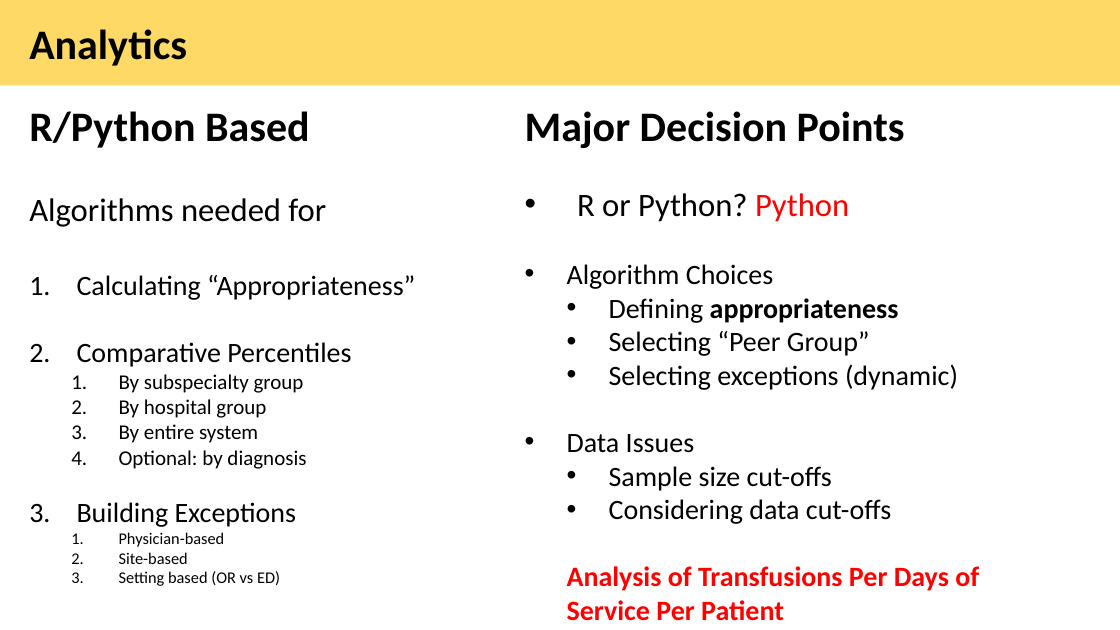
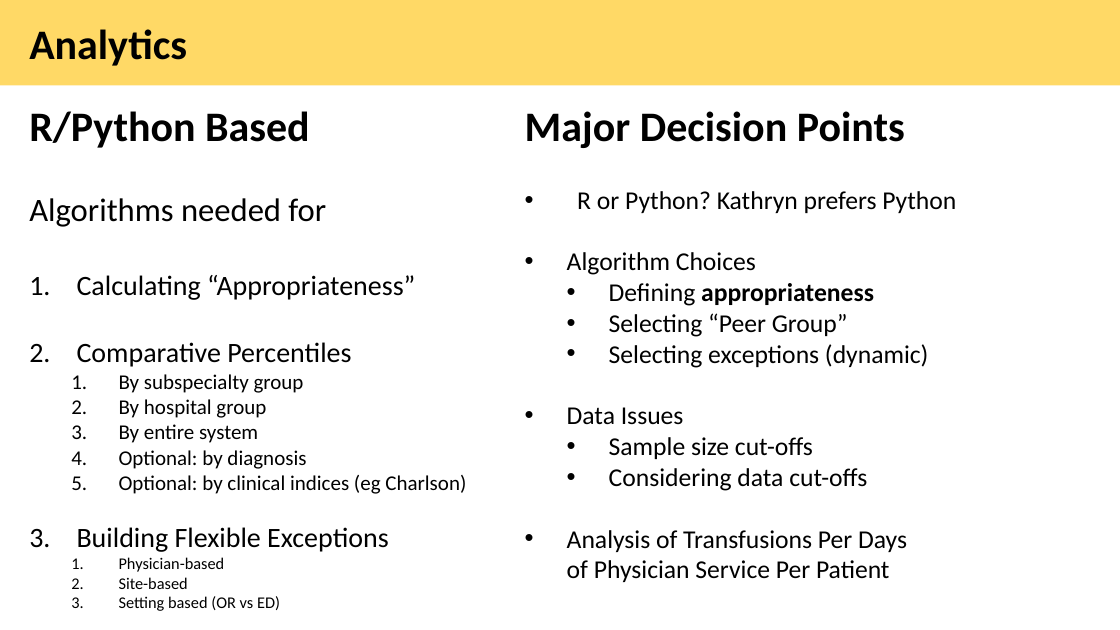
Before and after one commit to RazaS/GADGET_public, a slide deck: slide 4 of GADGET_Blueprint_1.pptx. Drawn at 1120x630 pixels with LibreOffice and Linux fonts; fonts in the diff are those of the drawing. Boxes give left, top, right and bottom in pixels: in the first picture for what was removed or moved away, otherwise in the second. Text is boxed around its words. In the diff, an @@ line names an element or a change of style, - is before the commit and + after.

```diff
--- a/GADGET_Blueprint_1.pptx
+++ b/GADGET_Blueprint_1.pptx
@@ text at (577,191,956,213): text changed; size 28 to 22 pt @@
-• R or Python? Python
+• R or Python? Kathryn prefers Python
@@ text at (567,252,928,491): size 24 to 22 pt in "Algorithm Choices", "Defining appropriateness", "Selecting “Peer Group”", "Selecting exceptions (dynamic)" and 3 more places @@
@@ text at (77,475,466,552): text changed; size 24 to 18 pt @@
-3. Building Exceptions
+  5. Optional: by clinical indices (eg Charlson)
+3. Building Flexible Exceptions
@@ text at (567,530,907,582): text changed; size 24 to 22 pt; text colour #FF0000 to #000000; bold off @@
-  Analysis of Transfusions Per Days of Service Per Patient
+• Analysis of Transfusions Per Days of Physician Service Per Patient
```
Also in this commit, not shown: 9 other slides changed, 1 other file.
